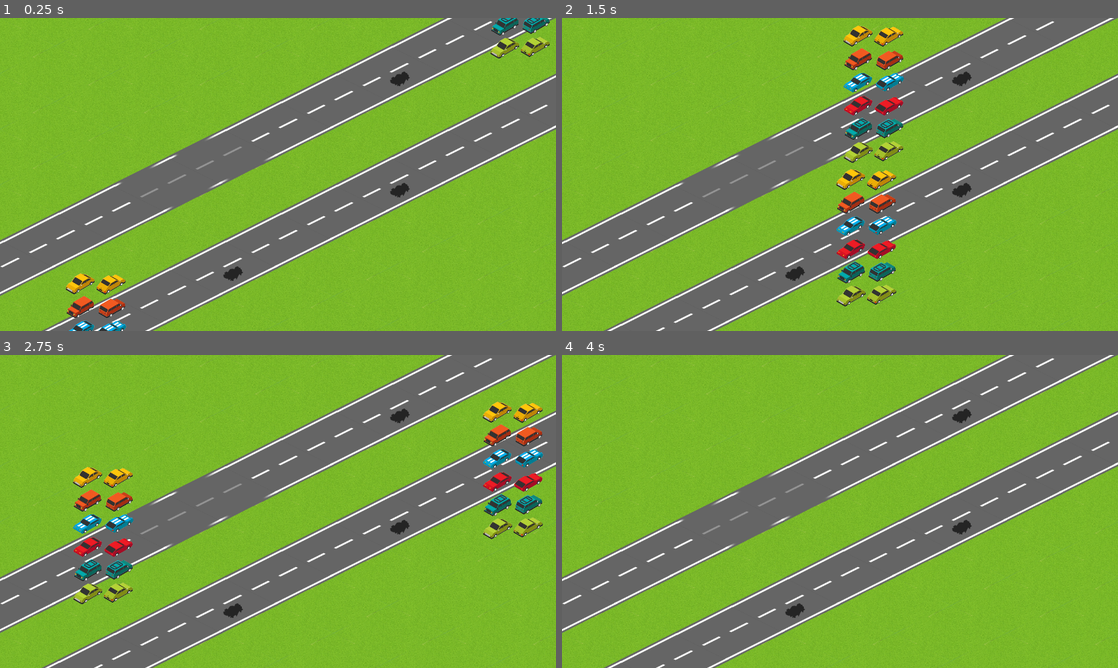
Above: before the commit, frames 1-4 (two rows, left to right).
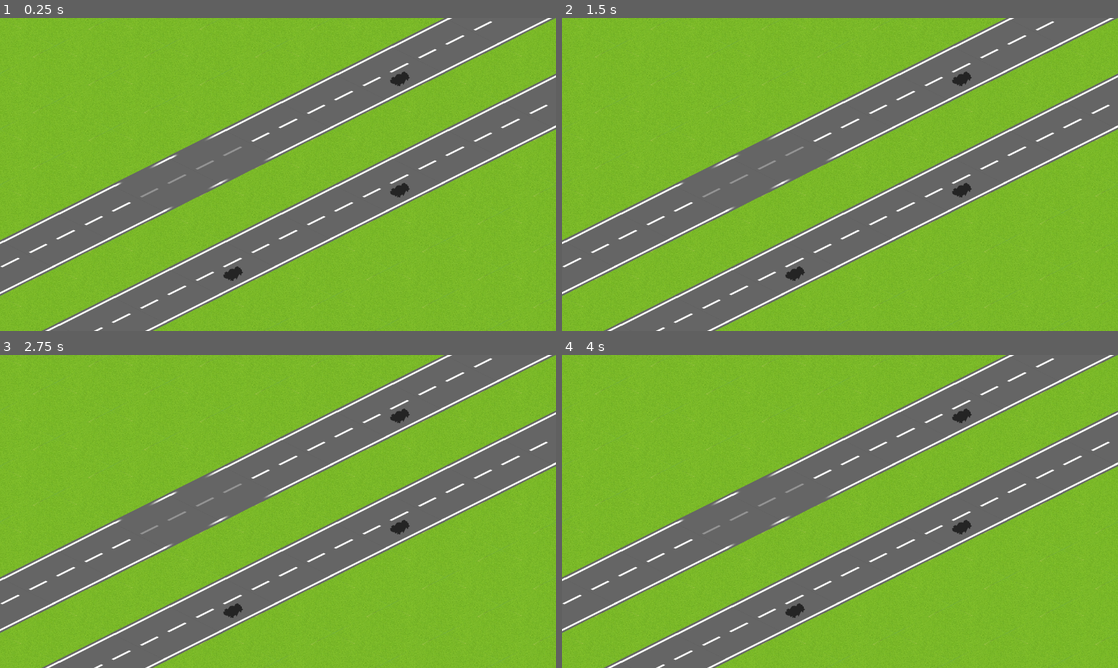
Above: after the commit, the same moments.

Repository: Machalord/Global-Game-Jam-2020
Game: Godot game, scene res://game.tscn
Two runs of this game, one before a commit and one after it. Both use one fixed random seed, a clock stepped at 60 frames per second and the inputs below. After the commit the project has no main scene; this scene is started directly in both runs.
Inputs (mouse positions are in pixels of both pictures, inside the frame that each line leads up to):
- Up to frame 1 (0.25 s): no input
- Up to frame 2 (1.5 s): move the mouse to (962, 158) at 0.52 s; click (962, 158) at 0.6 s; move the mouse to (728, 190) at 1.27 s; click (728, 190) at 1.35 s
- Up to frame 3 (2.75 s): move the mouse to (333, 442) at 2.02 s; click (333, 442) at 2.1 s
- Up to frame 4 (4 s): move the mouse to (812, 574) at 2.77 s; click (812, 574) at 2.85 s; move the mouse to (1006, 558) at 3.52 s; click (1006, 558) at 3.6 s

The runs differ from the first frame. In frame 1, 1.7% of the frame differs, in the area x 11-99%, y 0-100%; in frame 2, 4.6%; in frame 3, 4.6%, in the area x 13-98%, y 14-80%; in frame 4, nothing differs.

Commit message:
mascosas

Diff:
--- a/auto.gd
+++ b/auto.gd
@@ -1,14 +1,18 @@
 extends Sprite
 
 
-export var direction = true
+var direction = true
 var andar = true
 var modelo
 # Called when the node enters the scene tree for the first time.
 func _ready():
-	randomize()
-	modelo=int(rand_range(0,5))
-	print(modelo)
+
+	if direction:
+			$Area2D/CollisionShape2D.add_to_group("adelanteauto")
+			$Area2D2/CollisionShape2D2.add_to_group("atrasauto")
+	else:
+			$Area2D/CollisionShape2D.add_to_group("atrasauto")
+			$Area2D2/CollisionShape2D2.add_to_group("adelanteauto")
 	frame_coords=Vector2(0,modelo)
 	pass # Replace with function body.
 
@@ -21,19 +25,19 @@
 			position.x -= 1.28 *5
 			position.y += 0.64 *5
 		else:
-			frame_coords.y=1
+			frame_coords.x=1
 			position.x += 1.28 *5
 			position.y -= 0.64 *5
 #	pass
 
 
 func _on_Area2D_area_entered(area):
-	if area.is_in_group("cono"):
+	if area.is_in_group("cono") or area.is_in_group("auto"):
 		andar=false
 	pass # Replace with function body.
 
 
 func _on_Area2D_area_exited(area):
-	if area.is_in_group("cono"):
+	if area.is_in_group("cono") or area.is_in_group("auto"):
 		andar=true
 	pass # Replace with function body.
--- a/auto.tscn
+++ b/auto.tscn
@@ -17,11 +17,13 @@
 [node name="Area2D" type="Area2D" parent="."]
 
 [node name="CollisionShape2D" type="CollisionShape2D" parent="Area2D"]
-position = Vector2( -119.091, 85 )
+position = Vector2( -113.309, 60 )
 shape = SubResource( 1 )
 
-[node name="CollisionShape2D2" type="CollisionShape2D" parent="Area2D"]
-position = Vector2( 148.864, -47.2466 )
+[node name="Area2D2" type="Area2D" parent="."]
+
+[node name="CollisionShape2D2" type="CollisionShape2D" parent="Area2D2"]
+position = Vector2( 119.954, -75.0007 )
 shape = SubResource( 1 )
 [connection signal="area_entered" from="Area2D" to="." method="_on_Area2D_area_entered"]
 [connection signal="area_exited" from="Area2D" to="." method="_on_Area2D_area_exited"]
--- a/game.tscn
+++ b/game.tscn
@@ -1,9 +1,8 @@
-[gd_scene load_steps=5 format=2]
+[gd_scene load_steps=4 format=2]
 
-[ext_resource path="res://auto.png" type="Texture" id=1]
+[ext_resource path="res://spawnAutos.tscn" type="PackedScene" id=1]
 [ext_resource path="res://new_tileset.tres" type="TileSet" id=2]
 [ext_resource path="res://game.gd" type="Script" id=3]
-[ext_resource path="res://auto.gd" type="Script" id=4]
 
 [node name="game" type="Node2D"]
 script = ExtResource( 3 )
@@ -15,15 +14,9 @@
 format = 1
 tile_data = PoolIntArray( -720898, 3, 0, -720897, 3, 0, -786432, 3, 0, -786431, 3, 0, -786430, 3, 0, -786429, 3, 0, -78 …(8405 unchanged characters)…
 
-[node name="auto" type="Sprite" parent="."]
-position = Vector2( 1292.28, -113.636 )
-scale = Vector2( 0.443907, 0.443907 )
-texture = ExtResource( 1 )
-script = ExtResource( 4 )
+[node name="spawnAutos" parent="." instance=ExtResource( 1 )]
+position = Vector2( 1954.05, -441.364 )
 
-[node name="auto2" type="Sprite" parent="."]
-position = Vector2( 123.527, 792.435 )
-scale = Vector2( 0.443907, 0.443907 )
-texture = ExtResource( 1 )
-script = ExtResource( 4 )
-direction = false
+[node name="spawnAutos2" parent="." instance=ExtResource( 1 )]
+position = Vector2( 872.242, 374.627 )
+direccion = false
--- a/project.godot
+++ b/project.godot
@@ -16,7 +16,6 @@
 [application]
 
 config/name="Global Game Jam 2020"
-run/main_scene="res://game.tscn"
 config/icon="res://icon.png"
 
 [display]
@@ -26,19 +25,6 @@
 window/stretch/mode="2d"
 window/stretch/aspect="expand"
 
-[input]
-
-MouseLeftClick={
-"deadzone": 0.5,
-"events": [ Object(InputEventMouseButton,"resource_local_to_scene":false,"resource_name":"","device":0,"alt":false,"shift":false,"control":false,"meta":false,"command":false,"button_mask":0,"position":Vector2( 0, 0 ),"global_position":Vector2( 0, 0 ),"factor":1.0,"button_index":1,"pressed":false,"doubleclick":false,"script":null)
- ]
-}
-MouseRightClick={
-"deadzone": 0.5,
-"events": [ Object(InputEventMouseButton,"resource_local_to_scene":false,"resource_name":"","device":0,"alt":false,"shift":false,"control":false,"meta":false,"command":false,"button_mask":0,"position":Vector2( 0, 0 ),"global_position":Vector2( 0, 0 ),"factor":1.0,"button_index":2,"pressed":false,"doubleclick":false,"script":null)
- ]
-}
-
 [rendering]
 
 quality/driver/driver_name="GLES2"
--- /dev/null
+++ b/spawnAutos.gd
@@ -0,0 +1,18 @@
+extends Node2D
+
+
+export var direccion = true
+var num=0
+var auto = preload("res://auto.tscn")
+
+
+func _process(delta):
+	randomize()
+	num = int(rand_range(200,1000))
+	if num==1000:
+		print("seeeeeeeeeeeeeeeeeeee")
+		var newauto=auto.instance()
+		newauto.direction = direccion
+		newauto.modelo=int(rand_range(0,5))
+		add_child(newauto)
+#	pass
--- /dev/null
+++ b/spawnAutos.tscn
@@ -0,0 +1,6 @@
+[gd_scene load_steps=2 format=2]
+
+[ext_resource path="res://spawnAutos.gd" type="Script" id=1]
+
+[node name="spawnAutos" type="Node2D"]
+script = ExtResource( 1 )
